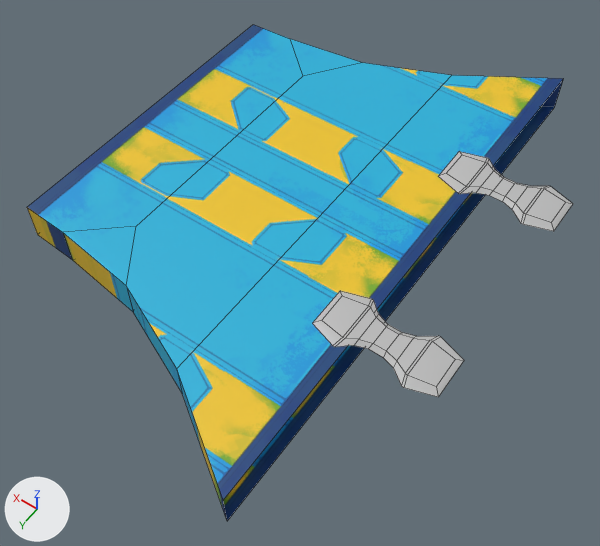
An edit to the FBX model Assets/Art/Track/pre vis/PV_funnel.fbx, drawn before and after from the same camera.
The view is the same before and after, from a camera (50 mm lens) standing at (-23.0, 31.2, 40.3) and looking at (-3.2, 3.5, -3.2). Arrows for +X, +Y and +Z are at lower left; the lights stay in place. Mesh edges are drawn as thin lines. Where no turn or scale is listed for an object, it has been applied to the vertices.
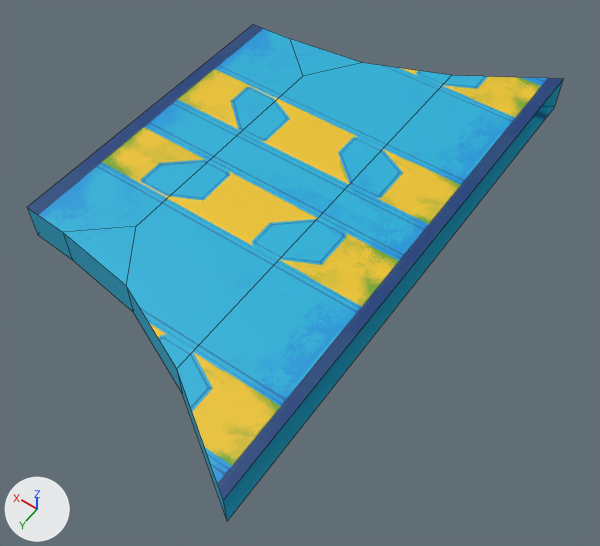
Changed parts and their boxes (x1, y1, x2, y2) in the pictures (600 x 546 px):
'polySurface15', deleted
    before: (312, 152, 573, 397)
part 1 of me_mesh, surface changed (blue to cyan)
    both: (27, 80, 563, 521)

What the commit changed:
me_mesh has 24 vertices, 18 faces and spans x -10.2..12.3, y -19.9..19.9, z -1.9..0.9.
me_mesh is used by ob_polysurface14; location (0.0, 0.0, 0.0).
me_mesh part 1: texture (UV) coordinates of 13 of 18 faces, centred in x -6.8..10.6, y -17.7..17.7, z -1.9..-0.5, changed; they spanned u 2.26..4.25, v -0.13..1.0 and now span u 0.31..0.56, v 0.41..0.55.
Object 'polySurface15' (ob_polysurface15) is deleted.
